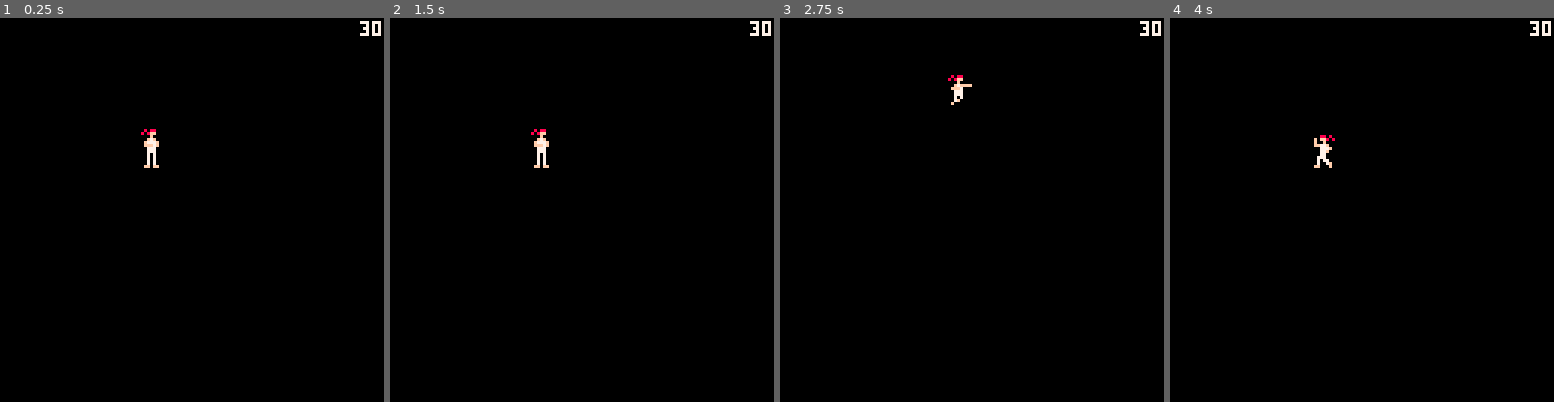
Above: before the commit, frames 1-4 (left to right).
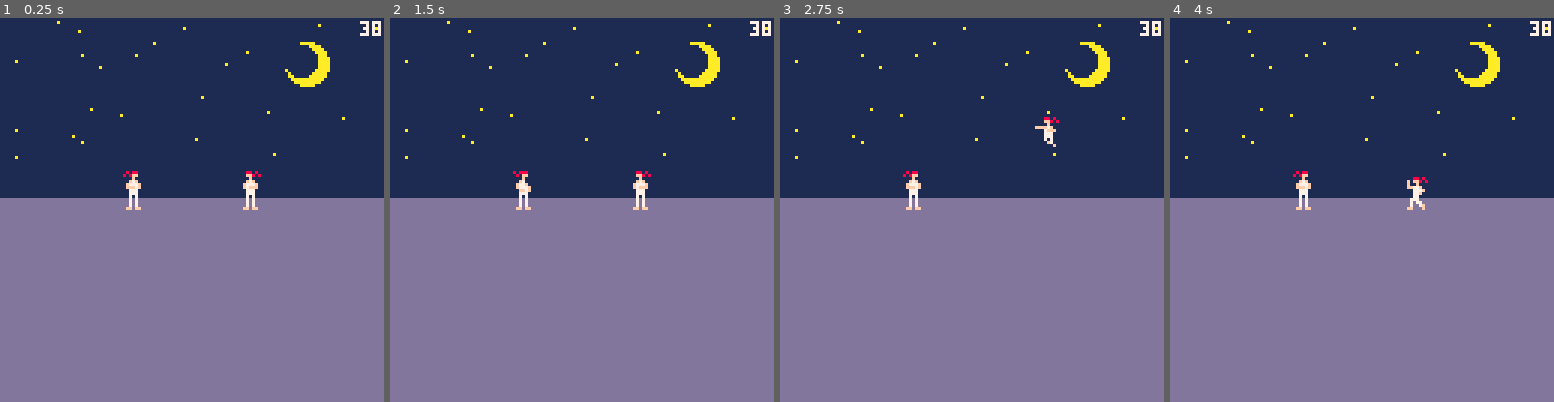
Above: after the commit, the same moments.

Repository: Grouflon/p8_fight
Game: PICO-8 cartridge fight.p8
The game is run twice, just before and just after one commit, with the same random seed, the same clock (stepped at 60 frames per second) and the same inputs.
Inputs (mouse positions are in pixels of both pictures, inside the frame that each line leads up to):
- Up to frame 1 (0.25 s): no input
- Up to frame 2 (1.5 s): tap X (X key) at 0.33, 1.07 s; click (670, 121) at 0.67 s; tap O (Z key) at 0.7 s; click (436, 267) at 1.22 s
- Up to frame 3 (2.75 s): hold Right 1.6-2.1 s; tap O (Z key) at 1.7, 2.1, 2.5 s; click (887, 114) at 1.77 s; tap X (X key) at 1.85 s; hold Up 2.15-2.42 s; click (952, 259) at 2.32 s; hold Right from 2.47 s (still down)
- Up to frame 4 (4 s): click (1404, 106) at 2.87 s; tap O (Z key) at 2.9, 3.3, 3.7 s; tap X (X key) at 2.97 s; release Right at 3.03 s; hold Left 3.08-3.58 s; click (1465, 256) at 3.42 s; hold Down 3.63-3.97 s; click (1231, 102) at 3.97 s

The runs differ from the first frame. In frame 1, 100% of the frame differs, in the area x 0-100%, y 0-100%; in frame 2, 100%; in frame 3, 100%; in frame 4, 100%.

Commit message:
handling two players basic scenery

Diff:
--- a/data.lua
+++ b/data.lua
@@ -339,27 +339,27 @@
 		{ frame = 13, movement = {0, 0}},
 		{ frame = 13, movement = {0, 0}},
 		{ frame = 13, movement = {0, 0}},
-		{ frame = 14, movement = {2, -3}},
-		{ frame = 14, movement = {2, -3}},
-		{ frame = 14, movement = {2, -3}},
-		{ frame = 14, movement = {2, -2}},
-		{ frame = 14, movement = {2, -2}},
-		{ frame = 14, movement = {2, -2}},
-		{ frame = 14, movement = {2, -1}},
-		{ frame = 9, movement = {2, -1}},
-		{ frame = 9, movement = {2, -1}},
-		{ frame = 9, movement = {2, 0}},
-		{ frame = 10, movement = {2, 0}},
-		{ frame = 10, movement = {2, 0}},
-		{ frame = 10, movement = {2, 1}},
-		{ frame = 11, movement = {2, 1}},
-		{ frame = 11, movement = {2, 1}},
-		{ frame = 11, movement = {2, 2}},
-		{ frame = 8, movement = {2, 2}},
-		{ frame = 8, movement = {2, 2}},
-		{ frame = 8, movement = {2, 3}},
-		{ frame = 9, movement = {2, 3}},
-		{ frame = 9, movement = {2, 3}},
+		{ frame = 14, movement = {1.5, -3}},
+		{ frame = 14, movement = {1.5, -3}},
+		{ frame = 14, movement = {1.5, -3}},
+		{ frame = 14, movement = {1.5, -2}},
+		{ frame = 14, movement = {1.5, -2}},
+		{ frame = 14, movement = {1.5, -2}},
+		{ frame = 14, movement = {1.5, -1}},
+		{ frame = 9, movement = {1.5, -1}},
+		{ frame = 9, movement = {1.5, -1}},
+		{ frame = 9, movement = {1.5, 0}},
+		{ frame = 10, movement = {1.5, 0}},
+		{ frame = 10, movement = {1.5, 0}},
+		{ frame = 10, movement = {1.5, 1}},
+		{ frame = 11, movement = {1.5, 1}},
+		{ frame = 11, movement = {1.5, 1}},
+		{ frame = 11, movement = {1.5, 2}},
+		{ frame = 8, movement = {1.5, 2}},
+		{ frame = 8, movement = {1.5, 2}},
+		{ frame = 8, movement = {1.5, 3}},
+		{ frame = 9, movement = {1.5, 3}},
+		{ frame = 9, movement = {1.5, 3}},
 	},
 	jump_punch = {
 		{ frame = 20, movement = {0, 0}},
--- a/fight.p8
+++ b/fight.p8
@@ -2,6 +2,7 @@
 version 38
 __lua__
 #include lib/math.lua
+#include lib/statemachine.lua
 #include animation.lua
 #include data.lua
 #include game.lua
--- a/game.lua
+++ b/game.lua
@@ -1,164 +1,200 @@
 poke(0x5F5C, 255) -- kill autofire
 
-function sm_set_state(_sm, _state)
-	add(_sm.transition_queue, _state)
-end
-function sm_update(_sm)
-	sm_dequeue_transitions(_sm)
-	if _sm[_sm.state] ~= nil and _sm[_sm.state].update ~= nil then
-		_sm[_sm.state].update()
-	end
-	sm_dequeue_transitions(_sm)
-end
-function sm_dequeue_transitions(_sm)
-	for state in all(_sm.transition_queue) do
-		if _sm.state == state then
-			return
-		end
-
-		if _sm[_sm.state] ~= nil and _sm[_sm.state].exit ~= nil then
-			_sm[_sm.state].exit()
-		end
-		_sm.state = state
-		if _sm[_sm.state] ~= nil and _sm[_sm.state].enter ~= nil then
-			_sm[_sm.state].enter()
-		end
-	end
-	_sm.transition_queue = {}
-end
-
-animation_player = make_animation_player()
-sub_animation_player = make_animation_player()
-ground_height = 50
-player_pos = vec2(50, ground_height)
-player_flip = false
-next_attack_type = ""
-has_air_attacked = false
-crouch = false
-player_sm = {
+-- GLOBAL
+ground_height = 64
+start_offset = 20
+
+-- PLAYER
+function make_player(_id, _x)
+	return {
+		id = _id,
+		animation_player = make_animation_player(),
+		sub_animation_player = make_animation_player(),
+		pos = vec2(_x, ground_height),
+		flip_x = false,
+		next_attack_type = "",
+		jump_direction = 0,
+		is_jumping = false,
+		has_air_attacked = false,
+		crouch = false,
+		sm = make_sm(player_sm_definition)
+	}
+end
+
+player_sm_definition = {
 	idle = {
-		enter = function()
-			play_animation_player(animation_player, animations.idle, true)
-			if btn(3) then
-				play_animation_player(animation_player, animations.crouch, true)
-			end
-		end,
-		update = function()
-
-			local direction = 0
-			if btn(0) then
-				direction = direction - 1
-			end
-			if btn(1) then
-				direction = direction + 1
-			end
-			crouch = btn(3)
-			if (crouch) direction = 0
-
-			local speed = 1
-
-			if direction ~= 0 then
-				player_flip = direction < 0
-				player_pos.x = player_pos.x + direction * speed
-				if animation_player.animation ~= animations.walk then
-					play_animation_player(animation_player, animations.walk, true)
+		enter = function(_player)
+			play_animation_player(_player.animation_player, animations.idle, true)
+			if btn(3, _player.id) then
+				play_animation_player(_player.animation_player, animations.crouch, true)
+			end
+		end,
+		update = function(_player)
+
+			local _direction = 0
+			if btn(0, _player.id) then
+				_direction = _direction - 1
+			end
+			if btn(1, _player.id) then
+				_direction = _direction + 1
+			end
+			_player.crouch = btn(3, _player.id)
+			if (_player.crouch) _direction = 0
+
+			local _speed = 1
+			if (_direction == bool_to_sign(_player.flip_x)) _speed = 0.75
+
+			if _direction ~= 0 then
+				--_player.flip_x = _direction < 0
+				_player.pos.x = _player.pos.x + _direction * _speed
+				if _player.animation_player.animation ~= animations.walk then
+					play_animation_player(_player.animation_player, animations.walk, true)
 				end
 			else
-				if crouch then
-					if animation_player.animation ~= animations.crouch then
-						play_animation_player(animation_player, animations.crouch, true)
+				if _player.crouch then
+					if _player.animation_player.animation ~= animations.crouch then
+						play_animation_player(_player.animation_player, animations.crouch, true)
 					end
 				else
-					if animation_player.animation ~= animations.idle then
-						play_animation_player(animation_player, animations.idle, true)
+					if _player.animation_player.animation ~= animations.idle then
+						play_animation_player(_player.animation_player, animations.idle, true)
 					end
 				end
 			end
 
-			if btnp(4) then
-				if crouch then
-					next_attack_type = "crouch_punch"
+			if btnp(4, _player.id) then
+				if _player.crouch then
+					_player.next_attack_type = "crouch_punch"
 				else
-					next_attack_type = "punch"
-				end
-				sm_set_state(player_sm, "attack")
-			end
-			if btnp(5) then
-				if crouch then
-					next_attack_type = "crouch_kick"
+					_player.next_attack_type = "punch"
+				end
+				sm_set_state(_player.sm, "attack")
+			end
+			if btnp(5, _player.id) then
+				if _player.crouch then
+					_player.next_attack_type = "crouch_kick"
 				else
-					next_attack_type = "kick"
-				end
-				sm_set_state(player_sm, "attack")
-			end
-			if btn(2) then
-				jump_direction = direction
-				sm_set_state(player_sm, "jump")
-			end
-		end,
-		exit = function()
-			crouch = false
+					_player.next_attack_type = "kick"
+				end
+				sm_set_state(_player.sm, "attack")
+			end
+			if btn(2, _player.id) then
+				_player.jump_direction = _direction
+				sm_set_state(_player.sm, "jump")
+			end
+		end,
+		exit = function(_player)
+			_player.crouch = false
 		end,
 	},
 	attack = {
-		enter = function()
-			animation = animations[next_attack_type]
-			play_animation_player(animation_player, animation, false)
-		end,
-		update = function()
-			if (not animation_player.is_playing) then
-				sm_set_state(player_sm, "idle")
-			end
-		end,
-		exit = function()
+		enter = function(_player)
+			local _animation = animations[_player.next_attack_type]
+			play_animation_player(_player.animation_player, _animation, false)
+		end,
+		update = function(_player)
+			if (not _player.animation_player.is_playing) then
+				sm_set_state(_player.sm, "idle")
+			end
+		end,
+		exit = function(_player)
 		end,
 	},
 	jump = {
-		enter = function()
-			play_animation_player(animation_player, animations.jump, true)
-		end,
-		update = function()
-
-			if not has_air_attacked then
-				if btnp(4) then
-					play_animation_player(sub_animation_player, animations.jump_punch, false)
-					has_air_attacked = true
-				end
-				if btnp(5) then
-					play_animation_player(sub_animation_player, animations.jump_kick, true)
-					has_air_attacked = true
-				end
-			end
-			local _jump_movement_x, _jump_movement_y = poll_animation_player_movement(animation_player)
-			player_pos += vec2(_jump_movement_x*jump_direction, _jump_movement_y)
-
-			if player_pos.y >= ground_height and animation_player.frame > 10 then
-				player_pos.y = ground_height
-				sm_set_state(player_sm, "idle")
-			end
-		end,
-		exit = function()
-			has_air_attacked = false
-			stop_animation_player(sub_animation_player)
+		enter = function(_player)
+			play_animation_player(_player.animation_player, animations.jump, false)
+			_player.is_jumping = true
+		end,
+		update = function(_player)
+
+			if not _player.has_air_attacked then
+				if btnp(4, _player.id) then
+					play_animation_player(_player.sub_animation_player, animations.jump_punch, false)
+					_player.has_air_attacked = true
+				end
+				if btnp(5, _player.id) then
+					play_animation_player(_player.sub_animation_player, animations.jump_kick, true)
+					_player.has_air_attacked = true
+				end
+			end
+			local _jump_movement_x, _jump_movement_y = poll_animation_player_movement(_player.animation_player)
+			_player.pos += vec2(_jump_movement_x*_player.jump_direction, _jump_movement_y)
+
+			if _player.pos.y >= ground_height and _player.animation_player.frame > 10 then
+				_player.pos.y = ground_height
+				sm_set_state(_player.sm, "idle")
+			end
+		end,
+		exit = function(_player)
+			_player.has_air_attacked = false
+			_player.is_jumping = false
+			stop_animation_player(_player.sub_animation_player)
 		end,
 	},
-	state = "",
-	transition_queue = {},
 }
-sm_set_state(player_sm, "idle")
+
+function player_update_flip(_self, _other)
+	if not _self.is_jumping then
+		_self.flip_x = _self.pos.x > _other.pos.x
+	end
+end
+
+function player_start(_player)
+	sm_set_state(_player.sm, "idle")
+end
+
+function player_update(_player, _other)
+	sm_update(_player.sm, _player)
+end
+
+function player_draw(_player)
+
+	if _player.has_air_attacked then
+		draw_animation_player(_player.sub_animation_player, _player.pos.x, _player.pos.y, _player.flip_x)
+	else
+		draw_animation_player(_player.animation_player, _player.pos.x, _player.pos.y, _player.flip_x)
+	end
+end
+
+function player_post_update(_player)
+	update_animation_player(_player.animation_player)
+	update_animation_player(_player.sub_animation_player)
+end
+
+-- GAME
+player1 = make_player(1, 64-start_offset)
+player2 = make_player(0, 64+start_offset)
+
+if (player1 ~= nil) player_start(player1)
+if (player2 ~= nil) player_start(player2)
 
 function _update()
-	sm_update(player_sm)
+	if (player1 ~= nil) player_update(player1)
+	if (player2 ~= nil) player_update(player2)
+
+	if (player1 ~= nil and player2 ~= nil) then
+		player_update_flip(player1, player2)
+		player_update_flip(player2, player1)
+	end
 end
 
 function _draw()
-	cls(0)
-
-	if has_air_attacked then
-		draw_animation_player(sub_animation_player, player_pos.x, player_pos.y, player_flip)
-	else
-		draw_animation_player(animation_player, player_pos.x, player_pos.y, player_flip)
-	end
-	update_animation_player(animation_player)
-	update_animation_player(sub_animation_player)
-end
+	cls(13)
+	rectfill(0, 0, 128, ground_height - 5, 1)
+
+	srand(9)
+	for _i = 1, 25 do
+		local _x = flr(rnd(128))
+		local _y = flr(rnd(ground_height-13))
+		pset(_x, _y, 10)
+	end
+
+	circfill(102, 15, 7, 10)
+	circfill(100, 14, 5, 1)
+
+	if (player1 ~= nil) player_draw(player1)
+	if (player2 ~= nil) player_draw(player2)
+
+	if (player1 ~= nil) player_post_update(player1)
+	if (player2 ~= nil) player_post_update(player2)
+end
--- /dev/null
+++ b/lib/statemachine.lua
@@ -0,0 +1,35 @@
+function make_sm(_definition)
+	assert(_definition ~= nil)
+	return {
+		definition = _definition,
+		state = "",
+		transition_queue = {},
+	}
+end
+
+function sm_set_state(_sm, _state)
+	add(_sm.transition_queue, _state)
+end
+function sm_update(_sm, _data)
+	sm_dequeue_transitions(_sm, _data)
+	if _sm.definition[_sm.state] ~= nil and _sm.definition[_sm.state].update ~= nil then
+		_sm.definition[_sm.state].update(_data)
+	end
+	sm_dequeue_transitions(_sm, _data)
+end
+function sm_dequeue_transitions(_sm, _data)
+	for state in all(_sm.transition_queue) do
+		if _sm.state == state then
+			return
+		end
+
+		if _sm.definition[_sm.state] ~= nil and _sm.definition[_sm.state].exit ~= nil then
+			_sm.definition[_sm.state].exit(_data)
+		end
+		_sm.state = state
+		if _sm.definition[_sm.state] ~= nil and _sm.definition[_sm.state].enter ~= nil then
+			_sm.definition[_sm.state].enter(_data)
+		end
+	end
+	_sm.transition_queue = {}
+end
